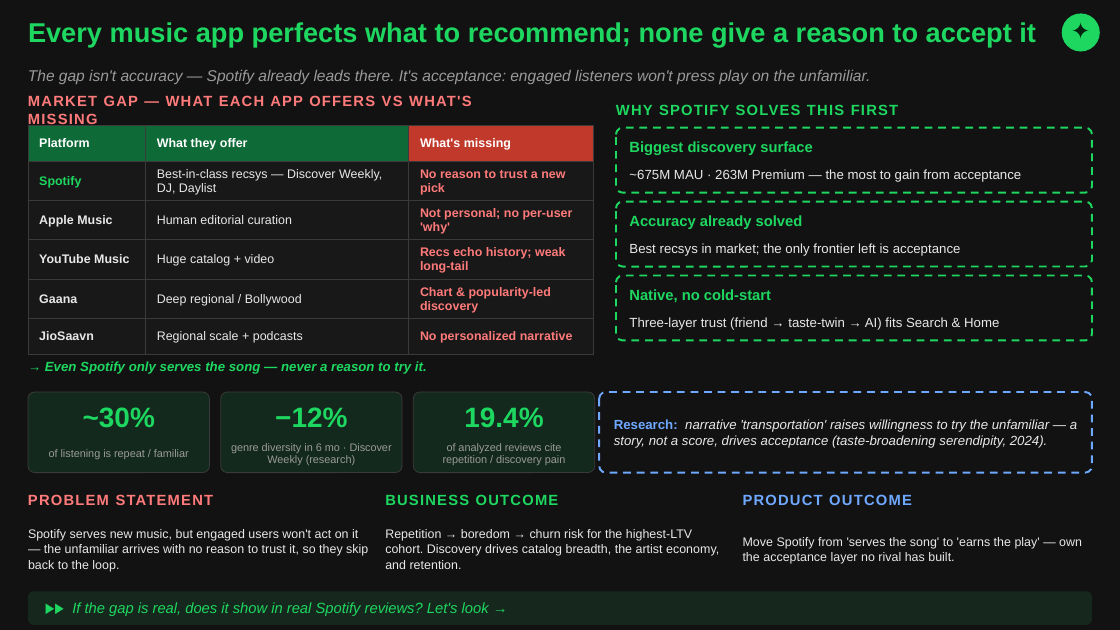
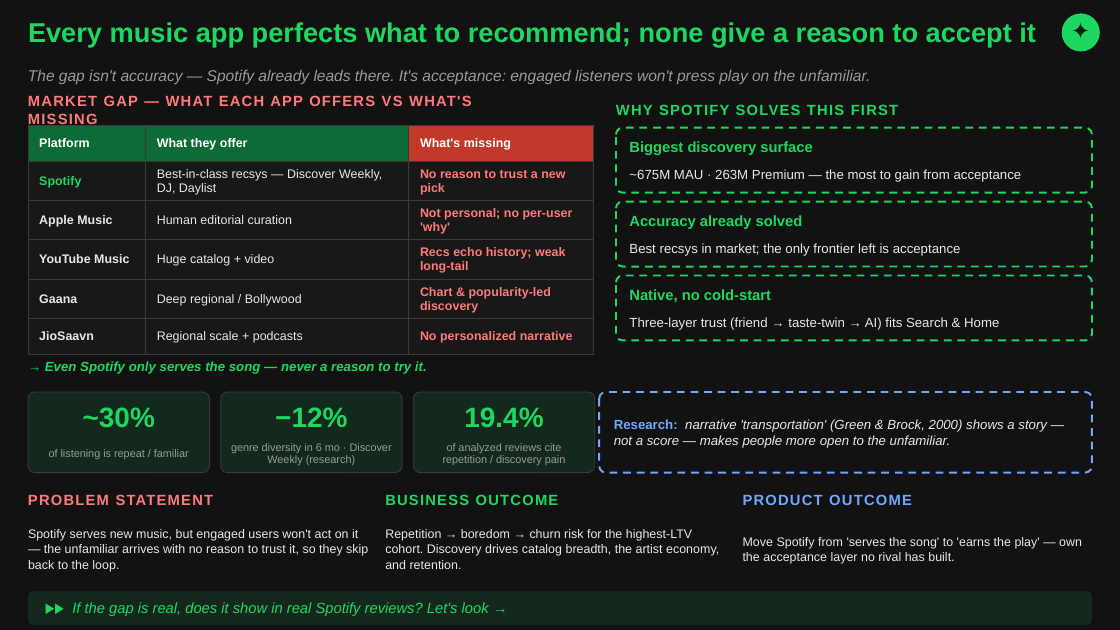
Before and after one commit to nityagupta25/spotify-discovery-engine, a slide deck: slide 1 of Off_Repeat_Deck_TopFellow.pptx. Drawn at 1120x630 pixels with LibreOffice and Linux fonts; fonts in the diff are those of the drawing. Boxes give left, top, right and bottom in pixels: in the first picture for what was removed or moved away, otherwise in the second. Text is boxed around its words. In the diff, an @@ line names an element or a change of style, - is before the commit and + after.

```diff
--- a/Off_Repeat_Deck_TopFellow.pptx
+++ b/Off_Repeat_Deck_TopFellow.pptx
@@ text at box(614, 419, 1047, 448): text changed @@
-Research: narrative 'transportation' raises willingness to try the unfamiliar — a story, not a score, drives acceptance (taste-broadening serendipity, 2024).
+Research: narrative 'transportation' (Green & Brock, 2000) shows a story — not a score — makes people more open to the unfamiliar.
```
Also in this commit, not shown: 2 other files.
